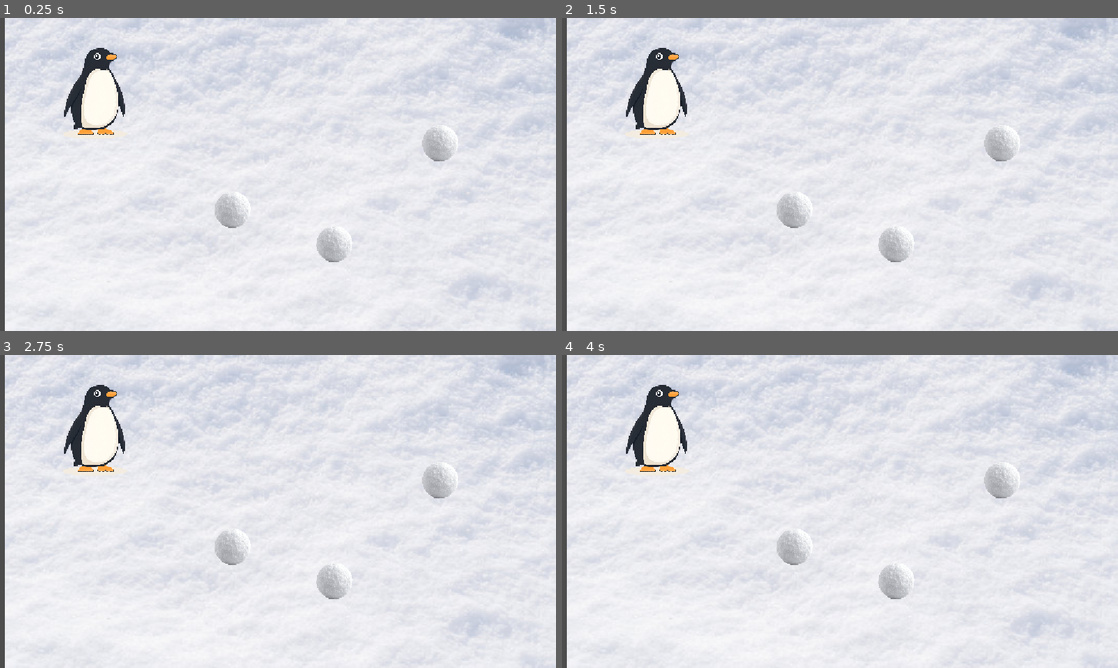
Above: before the commit, frames 1-4 (two rows, left to right).
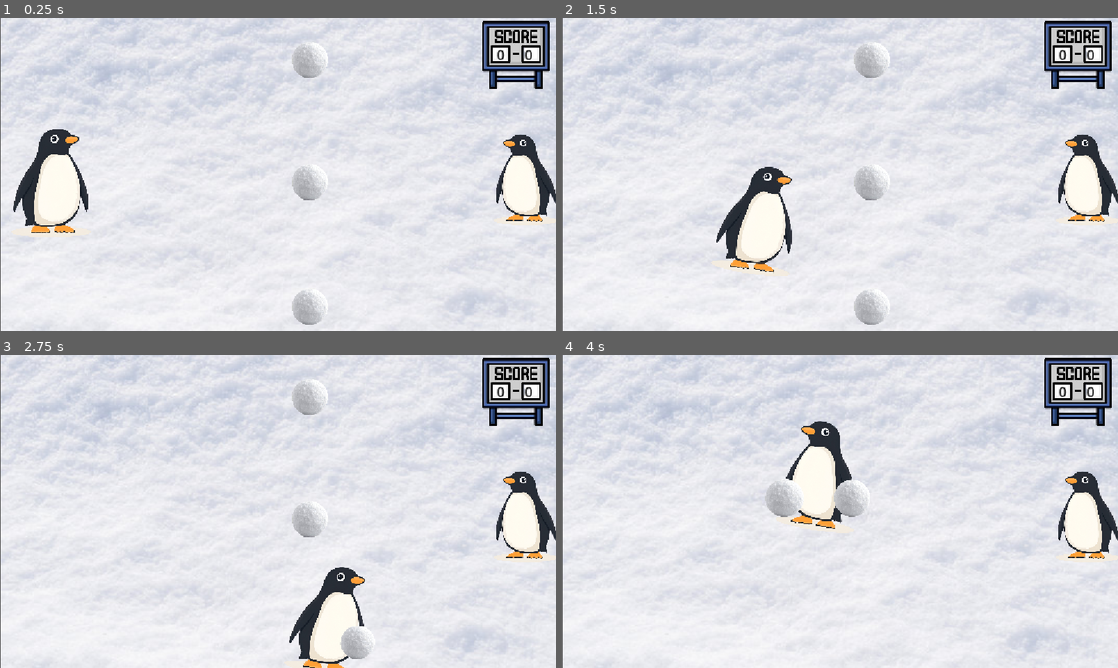
Above: after the commit, the same moments.

Repository: spaniker/snowglobe
Game: Godot game, scene res://main.tscn
Two runs of this game, one before a commit and one after it. Both use one fixed random seed, a clock stepped at 60 frames per second and the inputs below.
Inputs (mouse positions are in pixels of both pictures, inside the frame that each line leads up to):
- Up to frame 1 (0.25 s): no input
- Up to frame 2 (1.5 s): tap Enter (ui_accept) at 0.5, 1.35 s; move the mouse to (962, 158) at 0.52 s; hold D (move_right, bound only after the commit) 0.53-1.28 s; hold Enter (ui_accept) 0.53-1.28 s; tap E (throw, bound only after the commit) at 0.6 s; move the mouse to (728, 190) at 1.27 s; hold S (move_down, bound only after the commit) from 1.28 s (still down)
- Up to frame 3 (2.75 s): tap Enter (ui_accept) at 1.52, 1.82 s; tap E (throw, bound only after the commit) at 1.55, 2.1 s; move the mouse to (333, 442) at 2.02 s; release S (move_down, bound only after the commit) at 2.03 s; hold D (move_right, bound only after the commit) from 2.03 s (still down); hold Enter (ui_accept) from 2.03 s (still down)
- Up to frame 4 (4 s): move the mouse to (812, 574) at 2.77 s; release D (move_right, bound only after the commit) at 2.78 s; release Enter (ui_accept) at 2.78 s; hold W (move_up, bound only after the commit) 2.78-3.53 s; tap E (throw, bound only after the commit) at 2.85 s; tap Enter (ui_accept) at 3.02, 3.32 s; move the mouse to (1006, 558) at 3.52 s; hold A (move_left, bound only after the commit) from 3.53 s (still down); hold Enter (ui_accept) from 3.53 s (still down)

The runs differ from the first frame. In frame 1, 13% of the frame differs, in the area x 0-100%, y 0-100%; in frame 2, 13%; in frame 3, 13%; in frame 4, 13%.

Commit message:
upload

Diff:
--- /dev/null
+++ b/baby_penguin.tscn
@@ -0,0 +1,26 @@
+[gd_scene format=3 uid="uid://dm5eiu60si1hs"]
+
+[ext_resource type="Script" uid="uid://se5pab8xohwl" path="res://player_baby.gd" id="1_4fejr"]
+[ext_resource type="Texture2D" uid="uid://dc6nj7wk1br1i" path="res://penguin.webp" id="1_ikq7c"]
+
+[sub_resource type="CapsuleShape2D" id="CapsuleShape2D_b1g8g"]
+radius = 246.54077
+height = 729.93115
+
+[node name="babyPenguin" type="Area2D" unique_id=1660426652]
+position = Vector2(287, 181)
+scale = Vector2(0.1622449, 0.14795919)
+
+[node name="CharacterBody2D" type="CharacterBody2D" parent="." unique_id=1170120731]
+position = Vector2(12.327087, -40.551758)
+script = ExtResource("1_4fejr")
+
+[node name="babyPenguin" type="Sprite2D" parent="CharacterBody2D" unique_id=1237587234]
+z_index = 4
+position = Vector2(-6.163565, 20.275866)
+texture = ExtResource("1_ikq7c")
+
+[node name="CollisionShape2D" type="CollisionShape2D" parent="." unique_id=1068524403]
+z_index = 6
+position = Vector2(-12.327026, -13.517212)
+shape = SubResource("CapsuleShape2D_b1g8g")
--- /dev/null
+++ b/game_over.gd
@@ -0,0 +1 @@
+extends Sprite2D
--- /dev/null
+++ b/global.gd
@@ -0,0 +1,24 @@
+extends Node2D
+
+const SNOWBALL_SCENE = preload("res://snowball.tscn")
+signal snowball_thrown()
+signal p1_point()
+signal p2_point()
+var p1_points = 0
+var p2_points = 0
+
+func _ready() -> void:
+	Global.snowball_thrown.connect(_on_snowball_thrown)
+
+
+
+func _on_snowball_thrown()-> void:
+	print("thrown")
+	respawnSnowballs()
+
+func respawnSnowballs () -> void:
+	await get_tree().create_timer(2).timeout
+	var snowball = SNOWBALL_SCENE.instantiate()
+	snowball.add_to_group ("snowball")
+	snowball.position = Vector2(randf_range(-100,800), randf_range(-100,200))
+	add_child(snowball)
--- a/main.tscn
+++ b/main.tscn
@@ -7,90 +7,276 @@
 [ext_resource type="PackedScene" uid="uid://ckihe2dax3rjm" path="res://snowball.tscn" id="4_1bvp3"]
 [ext_resource type="Script" uid="uid://k0xkaam4kjpk" path="res://snowball_one.gd" id="5_272bh"]
 [ext_resource type="Script" uid="uid://dwpnk2xs2bob3" path="res://snowball_three.gd" id="6_5vw27"]
+[ext_resource type="Script" uid="uid://cmq0yswtkn4l7" path="res://player_2.gd" id="8_5vw27"]
+[ext_resource type="Texture2D" uid="uid://mpf0egx0j42w" path="res://redPenguin.png" id="8_kek77"]
+[ext_resource type="Texture2D" uid="uid://cacaleyp33o0f" path="res://heart-removebg-preview.png" id="9_4c57u"]
+[ext_resource type="PackedScene" uid="uid://dm5eiu60si1hs" path="res://baby_penguin.tscn" id="12_dg77c"]
+[ext_resource type="Script" uid="uid://2r786odcsmx" path="res://score.gd" id="13_w48qg"]
+[ext_resource type="Texture2D" uid="uid://vgl15anhunr8" path="res://images-removebg-preview.png" id="13_ycdy4"]
+[ext_resource type="Texture2D" uid="uid://b30u6ve2egn1s" path="res://image.png" id="14_vivmo"]
+[ext_resource type="Script" uid="uid://dq7e31wvdhp2g" path="res://game_over.gd" id="14_w48qg"]
 
 [sub_resource type="CapsuleShape2D" id="CapsuleShape2D_1bvp3"]
 radius = 73.0
 height = 445.83447
 
+[sub_resource type="CapsuleShape2D" id="CapsuleShape2D_w1u6h"]
+radius = 54.0
+height = 194.0
+
+[sub_resource type="CapsuleShape2D" id="CapsuleShape2D_b1g8g"]
+radius = 303.3335
+height = 920.0
+
+[sub_resource type="CapsuleShape2D" id="CapsuleShape2D_qfjdp"]
+radius = 226.66663
+height = 800.0
+
+[sub_resource type="RectangleShape2D" id="RectangleShape2D_51520"]
+size = Vector2(1397, 34)
+
+[sub_resource type="RectangleShape2D" id="RectangleShape2D_qfjdp"]
+size = Vector2(50, 695.5)
+
+[sub_resource type="RectangleShape2D" id="RectangleShape2D_j8nqg"]
+size = Vector2(1182, 20)
+
+[sub_resource type="RectangleShape2D" id="RectangleShape2D_f4bny"]
+size = Vector2(89, 709)
+
+[sub_resource type="FontVariation" id="FontVariation_2cqfq"]
+
+[sub_resource type="LabelSettings" id="LabelSettings_ycdy4"]
+font = SubResource("FontVariation_2cqfq")
+font_size = 28
+font_color = Color(0.011764706, 0.011764706, 0.011764706, 1)
+
 [node name="Node2D" type="Node2D" unique_id=2110419258]
+position = Vector2(-7, 31)
 
 [node name="Snowball" parent="." unique_id=1933276526 instance=ExtResource("4_1bvp3")]
-position = Vector2(463, -106)
+position = Vector2(200, -309)
 
 [node name="Snowball2" parent="." unique_id=1083809803 instance=ExtResource("4_1bvp3")]
-position = Vector2(244, 103)
+position = Vector2(200, -56)
 
 [node name="Snowball3" parent="." unique_id=325336188 instance=ExtResource("4_1bvp3")]
 z_index = 5
-position = Vector2(33, 32)
+position = Vector2(200, 202)
 
 [node name="Sprite2D" type="Sprite2D" parent="." unique_id=724129610]
 z_index = -3
-position = Vector2(590, 307)
+position = Vector2(589, 308)
 scale = Vector2(2.15, 1.8972223)
 texture = ExtResource("1_7mycd")
 
-[node name="Player" type="CharacterBody2D" parent="." unique_id=959422412]
-position = Vector2(-230, -82)
+[node name="Player" type="CharacterBody2D" parent="." unique_id=959422412 groups=["penguins"]]
+position = Vector2(1091, 300)
 script = ExtResource("1_0xm2m")
 
-[node name="Sprite2D" type="Sprite2D" parent="Player" unique_id=714545535]
-position = Vector2(432.00006, 234)
+[node name="Sprite2D" type="Sprite2D" parent="Player" unique_id=714545535 groups=["penguins"]]
 scale = Vector2(0.244, 0.25)
 texture = ExtResource("1_ig7tw")
-
-[node name="PickupArea" type="Area2D" parent="Player" unique_id=1639901760 groups=["snowball"]]
-position = Vector2(-1, -2)
-
-[node name="CollisionShape2D" type="CollisionShape2D" parent="Player/PickupArea" unique_id=691489953]
-position = Vector2(431, 240)
+flip_h = true
+
+[node name="PickupArea" type="Area2D" parent="Player" unique_id=1639901760 groups=["penguins"]]
+position = Vector2(39, 84)
+
+[node name="CollisionShape2D" type="CollisionShape2D" parent="Player/PickupArea" unique_id=691489953 groups=["penguins"]]
+position = Vector2(-40, -80)
 scale = Vector2(1, -0.47999883)
 shape = SubResource("CapsuleShape2D_1bvp3")
 
-[node name="SnowballOne" type="Sprite2D" parent="Player" unique_id=1320167316]
-visible = false
-position = Vector2(486, 283)
+[node name="SnowballOne" type="Sprite2D" parent="Player" unique_id=1320167316 groups=["penguins"]]
+visible = false
+position = Vector2(66.00003, 41.000015)
 scale = Vector2(0.1, 0.1)
 texture = ExtResource("3_h2yge")
 script = ExtResource("5_272bh")
 
-[node name="SnowballTwo" type="Sprite2D" parent="Player" unique_id=1507512641]
-visible = false
-position = Vector2(479.99997, 272.99997)
+[node name="SnowballTwo" type="Sprite2D" parent="Player" unique_id=1507512641 groups=["penguins"]]
+visible = false
+position = Vector2(68, 35.999985)
 scale = Vector2(0.1, 0.1)
 texture = ExtResource("3_h2yge")
 
-[node name="SnowballTwo" type="Sprite2D" parent="Player/SnowballTwo" unique_id=1844535936]
+[node name="SnowballTwo" type="Sprite2D" parent="Player/SnowballTwo" unique_id=1844535936 groups=["penguins"]]
 position = Vector2(20.000336, -319.9997)
 scale = Vector2(1, 1.02)
 texture = ExtResource("3_h2yge")
 
-[node name="SnowballThree" type="Sprite2D" parent="Player" unique_id=290720126]
-visible = false
-position = Vector2(479.99997, 272.99997)
+[node name="SnowballThree" type="Sprite2D" parent="Player" unique_id=290720126 groups=["penguins"]]
+visible = false
+position = Vector2(65, 38.999985)
 scale = Vector2(0.1, 0.1)
 texture = ExtResource("3_h2yge")
 script = ExtResource("6_5vw27")
 
-[node name="SnowballTwo" type="Sprite2D" parent="Player/SnowballThree" unique_id=959197155]
+[node name="SnowballTwo" type="Sprite2D" parent="Player/SnowballThree" unique_id=959197155 groups=["penguins"]]
 position = Vector2(20.000336, -319.9997)
 scale = Vector2(1, 1.02)
 texture = ExtResource("3_h2yge")
 
-[node name="SnowballTwo" type="Sprite2D" parent="Player/SnowballThree/SnowballTwo" unique_id=1252766547]
+[node name="SnowballTwo" type="Sprite2D" parent="Player/SnowballThree/SnowballTwo" unique_id=1252766547 groups=["penguins"]]
 position = Vector2(3.2424927e-05, -323.52942)
 scale = Vector2(1, 1.02)
 texture = ExtResource("3_h2yge")
 
-[node name="CanvasLayer" type="CanvasLayer" parent="Player" unique_id=1669607031]
+[node name="CanvasLayer" type="CanvasLayer" parent="Player" unique_id=1669607031 groups=["penguins"]]
 layer = 0
 visible = false
 
-[node name="SnowballCountDisplay" type="Label" parent="Player/CanvasLayer" unique_id=676164038]
+[node name="SnowballCountDisplay" type="Label" parent="Player/CanvasLayer" unique_id=676164038 groups=["penguins"]]
 offset_left = 975.0
 offset_top = 30.0
 offset_right = 1070.0
 offset_bottom = 53.0
 text = "snowballs: 0"
 
+[node name="redPenguin" type="Sprite2D" parent="Player" unique_id=246406823 groups=["penguins"]]
+visible = false
+position = Vector2(1, -0.99998474)
+scale = Vector2(0.48999995, 0.506)
+texture = ExtResource("8_kek77")
+flip_h = true
+
+[node name="Heart" type="Sprite2D" parent="Player" unique_id=2058678915]
+visible = false
+z_index = 3
+position = Vector2(-5.999962, 4.000004)
+scale = Vector2(0.13062246, 0.12614393)
+texture = ExtResource("9_4c57u")
+
+[node name="CollisionShape2D" type="CollisionShape2D" parent="Player" unique_id=588569681]
+position = Vector2(-1, 5)
+shape = SubResource("CapsuleShape2D_w1u6h")
+
+[node name="Timer" type="Timer" parent="Player" unique_id=646526157]
+wait_time = 2.0
+one_shot = true
+
+[node name="gameOver" type="Sprite2D" parent="Player" unique_id=1990134472]
+visible = false
+z_index = 12
+position = Vector2(-498.2545, 9.852371)
+scale = Vector2(1.589877, 1.4181166)
+texture = ExtResource("14_vivmo")
+script = ExtResource("14_w48qg")
+
+[node name="Player2" type="CharacterBody2D" parent="." unique_id=1105528158 groups=["penguins"]]
+position = Vector2(120, 306)
+scale = Vector2(0.3, 0.3)
+script = ExtResource("8_5vw27")
+
+[node name="gameOver" type="Sprite2D" parent="Player2" unique_id=608769307]
+visible = false
+z_index = 12
+position = Vector2(1605, 13.333298)
+scale = Vector2(1.59, 1.371)
+texture = ExtResource("14_vivmo")
+script = ExtResource("14_w48qg")
+
+[node name="Heart" type="Sprite2D" parent="Player2" unique_id=618107000]
+visible = false
+z_index = 3
+position = Vector2(26.666676, 9.999959)
+scale = Vector2(0.5965638, 0.55993897)
+texture = ExtResource("9_4c57u")
+
+[node name="Sprite2D" type="Sprite2D" parent="Player2" unique_id=1428702483 groups=["penguins"]]
+texture = ExtResource("1_ig7tw")
+
+[node name="PickupArea" type="Area2D" parent="Player2" unique_id=478898340 groups=["penguins"]]
+
+[node name="CollisionShape2D" type="CollisionShape2D" parent="Player2/PickupArea" unique_id=837777512 groups=["penguins"]]
+position = Vector2(6.666463, 10)
+shape = SubResource("CapsuleShape2D_b1g8g")
+
+[node name="SnowballOne" type="Sprite2D" parent="Player2" unique_id=542223035 groups=["penguins"]]
+visible = false
+position = Vector2(159.99988, 156.66666)
+scale = Vector2(0.5400005, 0.54)
+texture = ExtResource("3_h2yge")
+
+[node name="SnowballThree" type="Sprite2D" parent="Player2" unique_id=1498657446 groups=["penguins"]]
+visible = false
+position = Vector2(-235.8336, 157.49995)
+scale = Vector2(0.60333353, 0.61)
+texture = ExtResource("3_h2yge")
+
+[node name="SnowballThree" type="Sprite2D" parent="Player2/SnowballThree" unique_id=1167953297 groups=["penguins"]]
+position = Vector2(781.74713, 11.538491)
+scale = Vector2(1.0000008, 0.9692306)
+texture = ExtResource("3_h2yge")
+
+[node name="SnowballThree" type="Sprite2D" parent="Player2/SnowballThree/SnowballThree" unique_id=2100318510 groups=["penguins"]]
+position = Vector2(7.9364014, -420.63516)
+scale = Vector2(1.0000008, 0.9692306)
+texture = ExtResource("3_h2yge")
+
+[node name="SnowballTwo" type="Sprite2D" parent="Player2" unique_id=874739642 groups=["penguins"]]
+visible = false
+position = Vector2(693.3332, 280)
+scale = Vector2(0.57008344, 0.60031)
+texture = ExtResource("3_h2yge")
+offset = Vector2(-818.7505, -197.67456)
+
+[node name="SnowballTwo" type="Sprite2D" parent="Player2/SnowballTwo" unique_id=1491824780 groups=["penguins"]]
+position = Vector2(-760.12244, -5.722046e-05)
+scale = Vector2(1.0691886, 1.0112156)
+texture = ExtResource("3_h2yge")
+offset = Vector2(-818.7505, -197.67456)
+
+[node name="redPenguin" type="Sprite2D" parent="Player2" unique_id=730710779 groups=["penguins"]]
+visible = false
+position = Vector2(-3.333334, 3.3333282)
+scale = Vector2(1.918333, 1.9766666)
+texture = ExtResource("8_kek77")
+
+[node name="CollisionShape2D" type="CollisionShape2D" parent="Player2" unique_id=2065749611]
+shape = SubResource("CapsuleShape2D_qfjdp")
+
+[node name="babyPenguin" parent="." unique_id=1660426652 instance=ExtResource("12_dg77c")]
+visible = false
+position = Vector2(172, 5)
+
+[node name="StaticBody2D" type="StaticBody2D" parent="." unique_id=1348810547]
+position = Vector2(195, -90)
+
+[node name="DownBorder" type="CollisionShape2D" parent="StaticBody2D" unique_id=205254906]
+position = Vector2(395, 744)
+shape = SubResource("RectangleShape2D_51520")
+
+[node name="LeftBorder" type="CollisionShape2D" parent="StaticBody2D" unique_id=1103447130]
+position = Vector2(-219, 412.25)
+shape = SubResource("RectangleShape2D_qfjdp")
+
+[node name="UpBorder" type="CollisionShape2D" parent="StaticBody2D" unique_id=1151623712]
+position = Vector2(409, 39)
+shape = SubResource("RectangleShape2D_j8nqg")
+
+[node name="RightBorder" type="CollisionShape2D" parent="StaticBody2D" unique_id=65753233]
+position = Vector2(1015, 381)
+shape = SubResource("RectangleShape2D_f4bny")
+
+[node name="Sprite2D2" type="Sprite2D" parent="." unique_id=309594217]
+position = Vector2(1076, 46.000004)
+scale = Vector2(0.4, 0.4)
+texture = ExtResource("13_ycdy4")
+
+[node name="CanvasLayer" type="CanvasLayer" parent="." unique_id=1266254695]
+
+[node name="Score" type="Label" parent="CanvasLayer" unique_id=1193928746]
+offset_left = 1029.0
+offset_top = 57.0
+offset_right = 1136.0
+offset_bottom = 97.0
+text = "0      0 "
+label_settings = SubResource("LabelSettings_ycdy4")
+script = ExtResource("13_w48qg")
+
 [connection signal="area_entered" from="Player/PickupArea" to="Player" method="_on_pickup_area_area_entered"]
+[connection signal="area_exited" from="Player/PickupArea" to="Player" method="_on_pickup_area_area_exited"]
+[connection signal="body_entered" from="Player/PickupArea" to="Player" method="_on_pickup_area_body_entered"]
+[connection signal="timeout" from="Player/Timer" to="Player" method="_on_timer_timeout"]
+[connection signal="area_entered" from="Player2/PickupArea" to="Player2" method="_on_pickup_area_area_entered"]
--- a/player.gd
+++ b/player.gd
@@ -3,16 +3,33 @@
 const SNOWBALL_SCENE = preload("res://snowball.tscn")
 var snowball_count = 0
 var facing_direction: Vector2 = Vector2.RIGHT
+var walk_time: float = 0.0
+var babyPeng = false
+const BABY_SCENE = preload("res://baby_penguin.tscn")
+
 
 func _physics_process(delta):
 	var input_direction = Input.get_vector("ui_left", "ui_right", "ui_up", "ui_down");
 	if input_direction != Vector2.ZERO:
-		facing_direction = input_direction.normalized()
 		if input_direction.x != 0:
+			facing_direction = Vector2(sign(input_direction.x), 0)
 			$Sprite2D.flip_h = input_direction.x < 0
+			$redPenguin.flip_h = input_direction.x < 0
+			$Heart.flip_h = input_direction.x < 0
+
 
 	velocity = input_direction*400
 	move_and_slide()
+	if input_direction != Vector2.ZERO:
+		walk_time += delta * 15.0
+		$Sprite2D.rotation = sin(walk_time) * 0.15
+		$Sprite2D.position.y = -abs(sin(walk_time)) * 8.0
+
+		$Heart.rotation = sin(walk_time) * 0.15
+		$Heart.position.y = -abs(sin(walk_time)) * 8.0
+
+		$redPenguin.rotation = sin(walk_time) * 0.15
+		$redPenguin.position.y = -abs(sin(walk_time)) * 8.0
 
 func _unhandled_input(event: InputEvent) -> void:
 		if event.is_action_pressed("ui_accept"):
@@ -20,12 +37,14 @@
 				throwsnowball()
 
 func throwsnowball() -> void:
+	Global.snowball_thrown.emit()
 	snowball_count -= 1
 	update_snowball_visuals()
 	var snowball = SNOWBALL_SCENE.instantiate()
 	snowball.remove_from_group("snowball")
+	snowball.add_to_group("snowballsP1")
 	var throw_dir = (get_global_mouse_position() - global_position).normalized()
-	snowball.global_position = global_position + (throw_dir * 60.0)
+	snowball.global_position = global_position + Vector2(-400,-340)
 	snowball.direction = facing_direction
 	get_tree().current_scene.add_child(snowball)
 
@@ -40,3 +59,36 @@
 		area.queue_free()
 		snowball_count += 1
 		update_snowball_visuals()
+	if area.is_in_group("snowballsP2"):
+		Global.p2_point.emit()
+		if(Global.p2_points >= 5):
+			print("game over")
+			$gameOver.top_level = true
+			$gameOver.global_position = Vector2(580,300 )
+			$gameOver.visible = true
+
+			velocity = Vector2(0,0)
+		$redPenguin.visible = true
+		$Heart.visible = false
+		await get_tree().create_timer(1).timeout
+		$redPenguin.visible = false
+	if area.is_in_group("penguins"):
+		$Timer.start()
+		$Heart.visible = true
+
+
+func _on_timer_timeout() -> void:
+	make_baby()
+	print("baby")
+
+func make_baby()-> void:
+	var baby = BABY_SCENE.instantiate()
+	baby.position = Vector2(randf_range(0,1200), randf_range(-50,500))
+	get_tree().current_scene.add_child(baby)
+
+
+
+func _on_pickup_area_area_exited(area: Area2D) -> void:
+	if area.is_in_group("penguins"):
+		$Timer.stop()
+		$Heart.visible = true
--- /dev/null
+++ b/player_2.gd
@@ -0,0 +1,73 @@
+extends CharacterBody2D
+
+const SNOWBALL_SCENE = preload("res://snowball.tscn")
+var snowball_count = 0
+var facing_direction: Vector2 = Vector2.RIGHT
+var walk_time: float = 0.0
+var p1_points = 0
+
+func _physics_process(delta):
+	var input_direction = Input.get_vector("move_left", "move_right", "move_up", "move_down");
+	if input_direction != Vector2.ZERO:
+		if input_direction.x != 0:
+			facing_direction = Vector2(sign(input_direction.x), 0)
+			$Sprite2D.flip_h = input_direction.x < 0
+			$redPenguin.flip_h = input_direction.x < 0
+			$Heart.flip_h = input_direction.x < 0
+
+	velocity = input_direction*400
+	move_and_slide()
+	if input_direction != Vector2.ZERO:
+		walk_time += delta * 15.0
+		$Sprite2D.rotation = sin(walk_time) * 0.15
+		$Sprite2D.position.y = -abs(sin(walk_time)) * 8.0
+
+		$Heart.rotation = sin(walk_time) * 0.15
+		$Heart.position.y = -abs(sin(walk_time)) * 8.0
+
+		$redPenguin.rotation = sin(walk_time) * 0.15
+		$redPenguin.position.y = -abs(sin(walk_time)) * 8.0
+
+func _unhandled_input(event: InputEvent) -> void:
+		if Input.is_action_just_pressed("throw"):
+			if snowball_count>0:
+				throwsnowball()
+
+func throwsnowball() -> void:
+	snowball_count -= 1
+	Global.snowball_thrown.emit()
+	update_snowball_visuals()
+	var snowball = SNOWBALL_SCENE.instantiate()
+	snowball.remove_from_group("snowball")
+	snowball.add_to_group("snowballsP2")
+	var throw_dir = (get_global_mouse_position() - global_position).normalized()
+	snowball.global_position = global_position + Vector2(-400,-340)
+	snowball.direction = facing_direction
+	get_tree().current_scene.add_child(snowball)
+
+
+func update_snowball_visuals() -> void:
+	$SnowballOne.visible = (snowball_count == 1)
+	$SnowballTwo.visible = (snowball_count == 2)
+	$SnowballThree.visible = (snowball_count == 3)
+
+func _on_pickup_area_area_entered(area: Area2D) -> void:
+	if area.is_in_group("snowball"):
+		area.queue_free()
+		snowball_count += 1
+		update_snowball_visuals()
+	if area.is_in_group("snowballsP1"):
+		Global.p1_point.emit()
+		if(Global.p1_points >= 5):
+			print("game over")
+			$gameOver.top_level = true
+			$gameOver.global_position = Vector2(580,320 )
+			$gameOver.visible = true
+			velocity = Vector2(0,0)
+
+		$redPenguin.visible = true
+		$Heart.visible = false
+		await get_tree().create_timer(1).timeout
+		$redPenguin.visible = false
+	if area.is_in_group("penguins"):
+		$Heart.visible = true
--- /dev/null
+++ b/player_baby.gd
@@ -0,0 +1,20 @@
+extends CharacterBody2D
+
+const SNOWBALL_SCENE = preload("res://snowball.tscn")
+var snowball_count = 0
+var facing_direction: Vector2 = Vector2.RIGHT
+var walk_time: float = 0.0
+
+func _physics_process(delta):
+	var input_direction = Input.get_vector("move_leftB", "move_rightB", "move_upB", "move_downB");
+	if input_direction != Vector2.ZERO:
+		if input_direction.x != 0:
+			facing_direction = Vector2(sign(input_direction.x), 0)
+			$babyPenguin.flip_h = input_direction.x < 0
+	velocity = input_direction*400
+	move_and_slide()
+
+	if input_direction != Vector2.ZERO:
+		walk_time += delta * 15.0
+		$babyPenguin.rotation = sin(walk_time) * 0.15
+		$babyPenguin.position.y = -abs(sin(walk_time)) * 8.0
--- a/project.godot
+++ b/project.godot
@@ -15,6 +15,10 @@
 config/features=PackedStringArray("4.7", "Forward Plus")
 config/icon="res://icon.svg"
 
+[autoload]
+
+Global="*uid://dt03d5fqxtq30"
+
 [display]
 
 window/stretch/mode="canvas_items"
@@ -24,6 +28,57 @@
 
 snowball=""
 basket=""
+snowballsP1=""
+snowballsP2=""
+penguins=""
+
+[input]
+
+move_left={
+"deadzone": 0.2,
+"events": [Object(InputEventKey,"resource_local_to_scene":false,"resource_name":"","device":-1,"window_id":0,"alt_pressed":false,"shift_pressed":false,"ctrl_pressed":false,"meta_pressed":false,"pressed":false,"keycode":0,"physical_keycode":65,"key_label":0,"unicode":97,"location":0,"echo":false,"script":null)
+]
+}
+move_right={
+"deadzone": 0.2,
+"events": [Object(InputEventKey,"resource_local_to_scene":false,"resource_name":"","device":-1,"window_id":0,"alt_pressed":false,"shift_pressed":false,"ctrl_pressed":false,"meta_pressed":false,"pressed":false,"keycode":0,"physical_keycode":68,"key_label":0,"unicode":100,"location":0,"echo":false,"script":null)
+]
+}
+move_up={
+"deadzone": 0.2,
+"events": [Object(InputEventKey,"resource_local_to_scene":false,"resource_name":"","device":-1,"window_id":0,"alt_pressed":false,"shift_pressed":false,"ctrl_pressed":false,"meta_pressed":false,"pressed":false,"keycode":0,"physical_keycode":87,"key_label":0,"unicode":119,"location":0,"echo":false,"script":null)
+]
+}
+move_down={
+"deadzone": 0.2,
+"events": [Object(InputEventKey,"resource_local_to_scene":false,"resource_name":"","device":-1,"window_id":0,"alt_pressed":false,"shift_pressed":false,"ctrl_pressed":false,"meta_pressed":false,"pressed":false,"keycode":0,"physical_keycode":83,"key_label":0,"unicode":115,"location":0,"echo":false,"script":null)
+]
+}
+throw={
+"deadzone": 0.2,
+"events": [Object(InputEventKey,"resource_local_to_scene":false,"resource_name":"","device":-1,"window_id":0,"alt_pressed":false,"shift_pressed":false,"ctrl_pressed":false,"meta_pressed":false,"pressed":false,"keycode":0,"physical_keycode":69,"key_label":0,"unicode":101,"location":0,"echo":false,"script":null)
+]
+}
+move_rightB={
+"deadzone": 0.2,
+"events": [Object(InputEventKey,"resource_local_to_scene":false,"resource_name":"","device":-1,"window_id":0,"alt_pressed":false,"shift_pressed":false,"ctrl_pressed":false,"meta_pressed":false,"pressed":false,"keycode":0,"physical_keycode":74,"key_label":0,"unicode":106,"location":0,"echo":false,"script":null)
+]
+}
+move_upB={
+"deadzone": 0.2,
+"events": [Object(InputEventKey,"resource_local_to_scene":false,"resource_name":"","device":-1,"window_id":0,"alt_pressed":false,"shift_pressed":false,"ctrl_pressed":false,"meta_pressed":false,"pressed":false,"keycode":0,"physical_keycode":89,"key_label":0,"unicode":121,"location":0,"echo":false,"script":null)
+]
+}
+move_leftB={
+"deadzone": 0.2,
+"events": [Object(InputEventKey,"resource_local_to_scene":false,"resource_name":"","device":-1,"window_id":0,"alt_pressed":false,"shift_pressed":false,"ctrl_pressed":false,"meta_pressed":false,"pressed":false,"keycode":0,"physical_keycode":71,"key_label":0,"unicode":103,"location":0,"echo":false,"script":null)
+]
+}
+move_downB={
+"deadzone": 0.2,
+"events": [Object(InputEventKey,"resource_local_to_scene":false,"resource_name":"","device":-1,"window_id":0,"alt_pressed":false,"shift_pressed":false,"ctrl_pressed":false,"meta_pressed":false,"pressed":false,"keycode":0,"physical_keycode":72,"key_label":0,"unicode":104,"location":0,"echo":false,"script":null)
+]
+}
 
 [physics]
 
--- /dev/null
+++ b/score.gd
@@ -0,0 +1,16 @@
+extends Label
+
+func _ready() -> void:
+	text = str(Global.p2_points) + "      "+ str(Global.p1_points)
+	Global.p1_point.connect(_on_p1_change)
+	Global.p2_point.connect(_on_p2_change)
+
+
+func _on_p1_change():
+	print("p2 hit")
+	Global.p1_points += 1
+	text =  str(Global.p2_points) + "      "+ str(Global.p1_points)
+
+func _on_p2_change():
+	Global.p2_points += 1
+	text = str(Global.p2_points) + "      "+ str(Global.p1_points)
Not shown, added: export_presets.cfg
Not shown, added: game_over.gd.uid
Not shown, added: global.gd.uid
Binary file added: heart-removebg-preview.png
Not shown, added: heart-removebg-preview.png.import
Binary file added: image.png
Not shown, added: image.png.import
Binary file added: images-removebg-preview.png
Not shown, added: images-removebg-preview.png.import
Binary file added: penguinHeart.png
Not shown, added: penguinHeart.png.import
Not shown, added: player_2.gd.uid
(and 27 more such lines)
